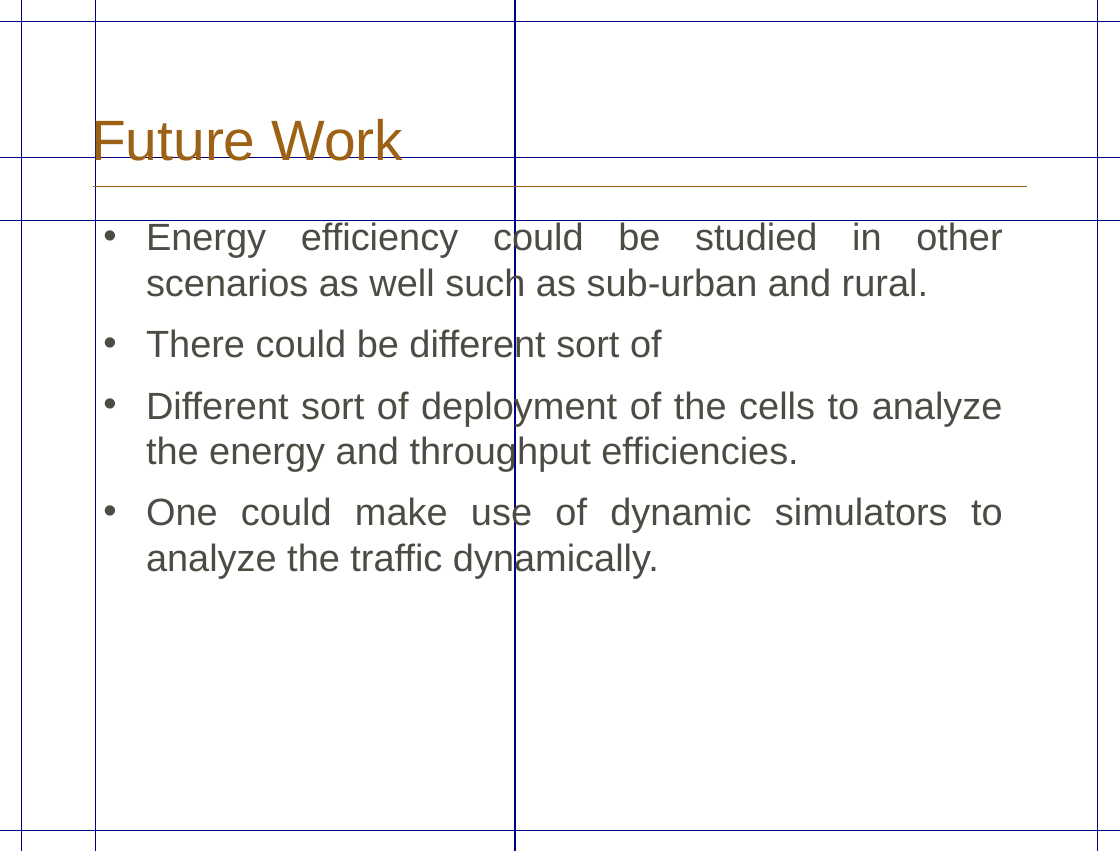
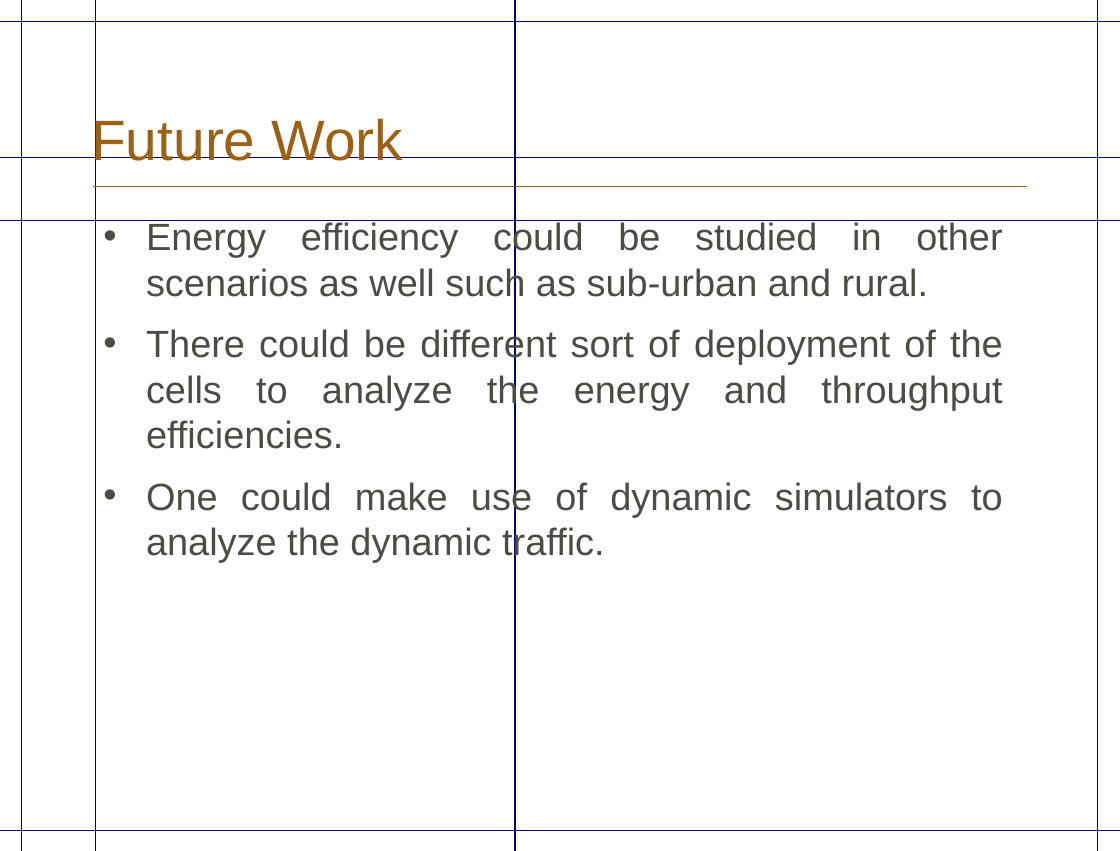
Before and after one commit to sharmakoustubh/Thesis, a slide deck: slide 34 of PresentationKoustubh_version1.pptx. Drawn at 1120x851 pixels with LibreOffice and Linux fonts; fonts in the diff are those of the drawing; background and template pictures are left out. Boxes give left, top, right and bottom in pixels: in the first picture for what was removed or moved away, otherwise in the second. Text is boxed around its words. In the diff, an @@ line names an element or a change of style, - is before the commit and + after.

Commit message:
Presentation

```diff
--- a/PresentationKoustubh_version1.pptx
+++ b/PresentationKoustubh_version1.pptx
@@ text at [146,327,1003,562]: text changed @@
-• There could be different sort of
-• Different sort of deployment of the cells to analyze the energy and throughput efficiencies.
-• One could make use of dynamic simulators to analyze the traffic dynamically.
+• There could be different sort of deployment of the cells to analyze the energy and throughput efficiencies.
+• One could make use of dynamic simulators to analyze the dynamic traffic.
```
Also in this commit, not shown: 1 other slide changed.
